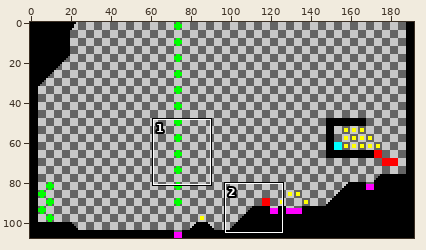
Sprite sheet -- leveleditor/mapSRC/level2.png. Above: a wide view before the commit, with the close-up outlined.
Close-up. Old version:
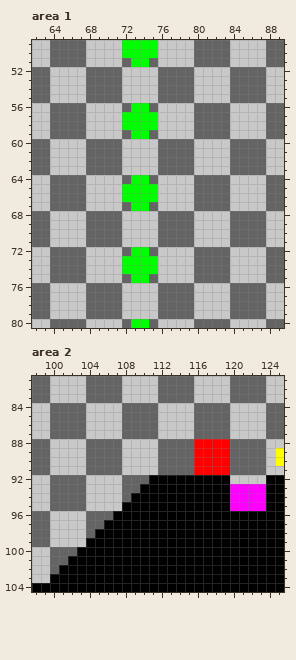
The file is 192x108 pixels. Shown: area 1: x 62..89, y 49..80; area 2: x 98..125, y 81..104. The commit also changed other parts of the picture, which this record leaves out.
The result:
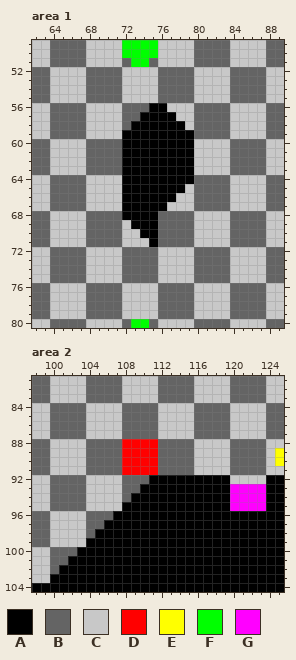
Palette (. is transparent): A #000000  B #646464  C #c8c8c8  D #ff0000  E #ffff00  F #00ff00  G #ff00ff
Difference:
Area 1:
y 56: x 73..76 FFBC -> BBAA
y 57: x 72..77 FFFFCC -> BBAAAA
y 58: x 72..78 FFFFCCC -> BAAAAAA
y 59: x 72..79 BFFBCCCC -> AAAAAAAA
y 60..63: x 72..79 CCCCBBBB -> AAAAAAAA
y 64: x 72..79 BFFBCCCC -> AAAAAAAA
y 65: x 72..78 FFFFCCC -> AAAAAAA
y 66: x 72..77 FFFFCC -> AAAAAA
y 67: x 72..76 BFFBC -> AAAAA
y 68: x 72..75 CCCC -> AAAA
y 69: x 73..75 CCC -> AAA
y 70: x 74..75 CC -> AA
y 71: x 75 C -> A
y 72: x 73..74 FF -> BB
y 73..74: x 72..75 FFFF -> BBBB
y 75: x 73..74 FF -> BB
Area 2:
y 88..91: x 108..111 CCCC -> DDDD; x 116..119 DDDD -> CCCC
Changed places in both close-ups, as pixel boxes (x1, y1, x2, y2):
changed: (122, 103, 194, 283)
changed: (122, 439, 158, 475)
changed: (194, 439, 230, 475)
